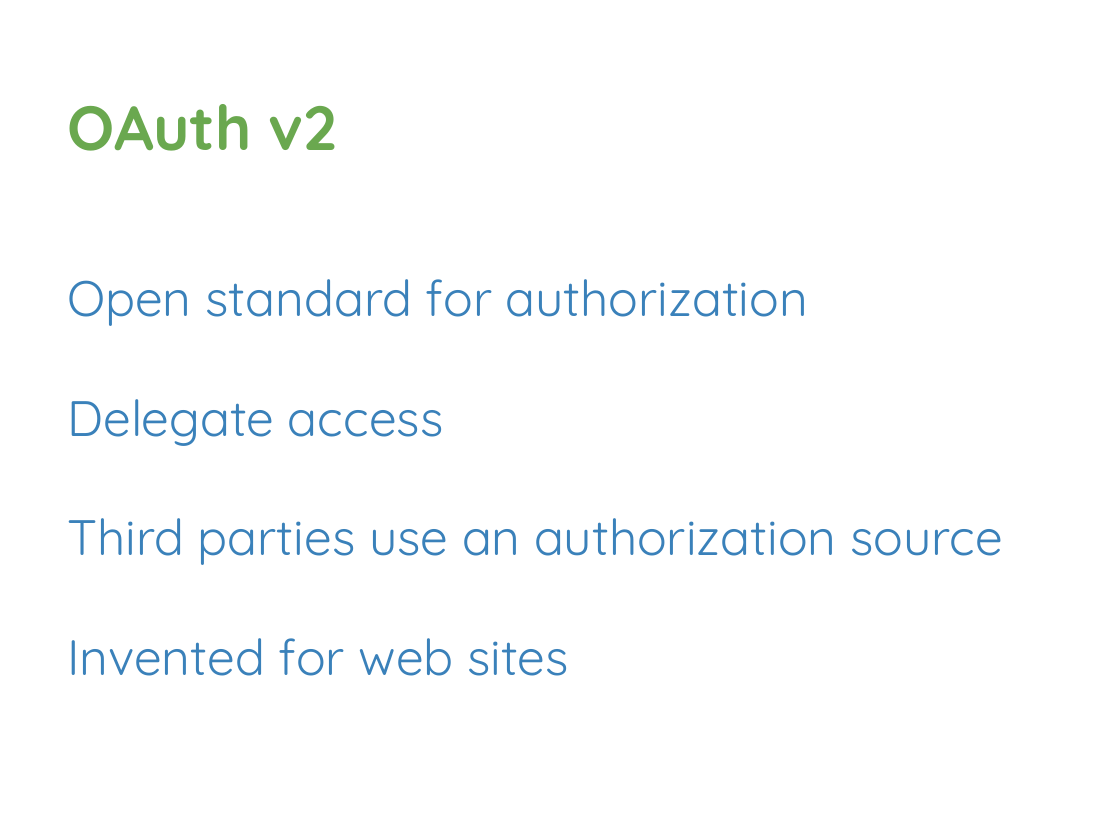
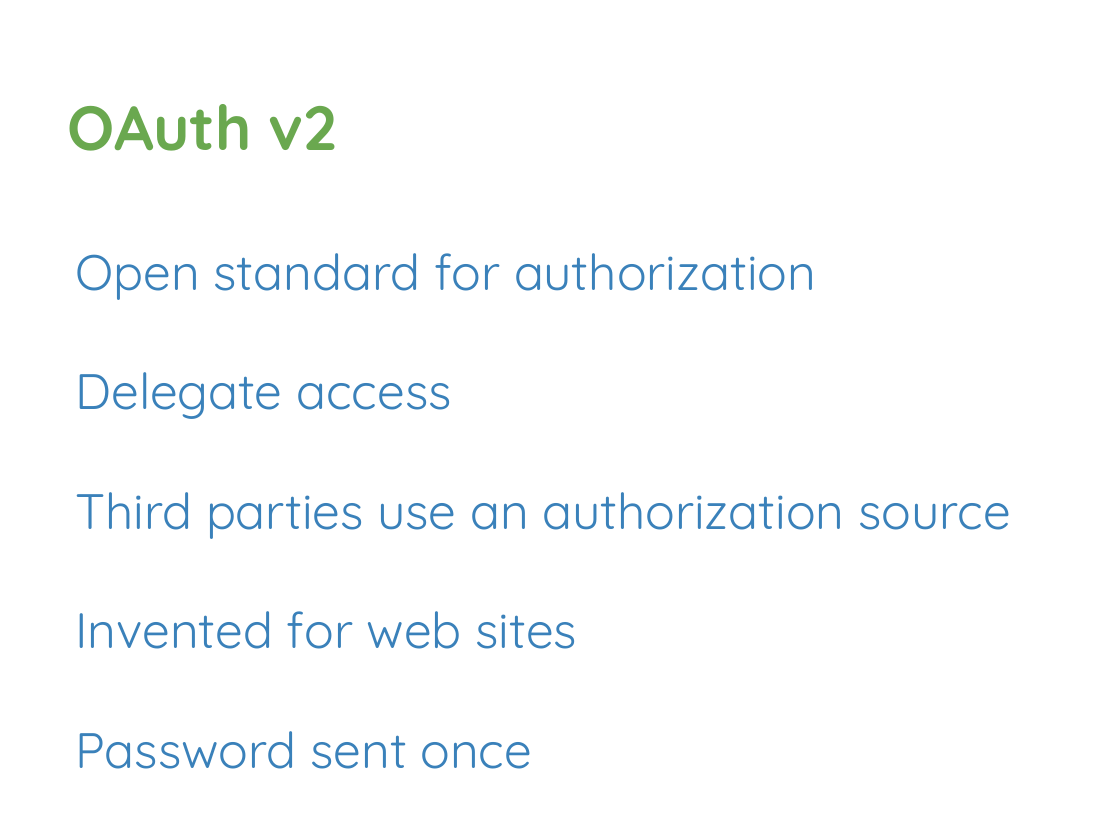
Before and after one commit to davetrux/gdgmidevfest-2017, a slide deck: slide 28 of MobileAuthWebWorld.pptx. Drawn at 1120x840 pixels with LibreOffice and Linux fonts; fonts in the diff are those of the drawing; background and template pictures are left out. Boxes give left, top, right and bottom in pixels: in the first picture for what was removed or moved away, otherwise in the second. Text is boxed around its words. In the diff, an @@ line names an element or a change of style, - is before the commit and + after.

```diff
--- a/MobileAuthWebWorld.pptx
+++ b/MobileAuthWebWorld.pptx
@@ text "Open standard for authorization": place and size @@
-text "Open standard for authorization" at <box>67,279,1003,676</box>
+text "Open standard for authorization" at <box>75,253,1011,769</box>
@@ text at <box>75,731,532,769</box>: paragraph added @@
+Password sent once
```
Also in this commit, not shown: 11 other slides changed, 3 slides added, 1 slide removed.
